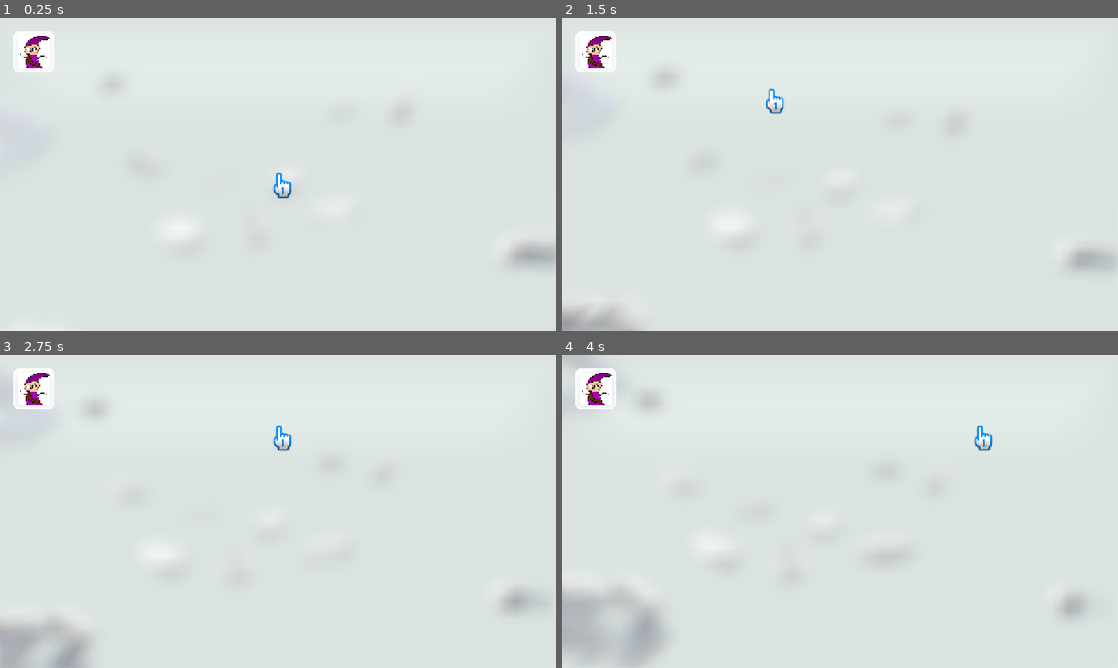
Above: before the commit, frames 1-4 (two rows, left to right).
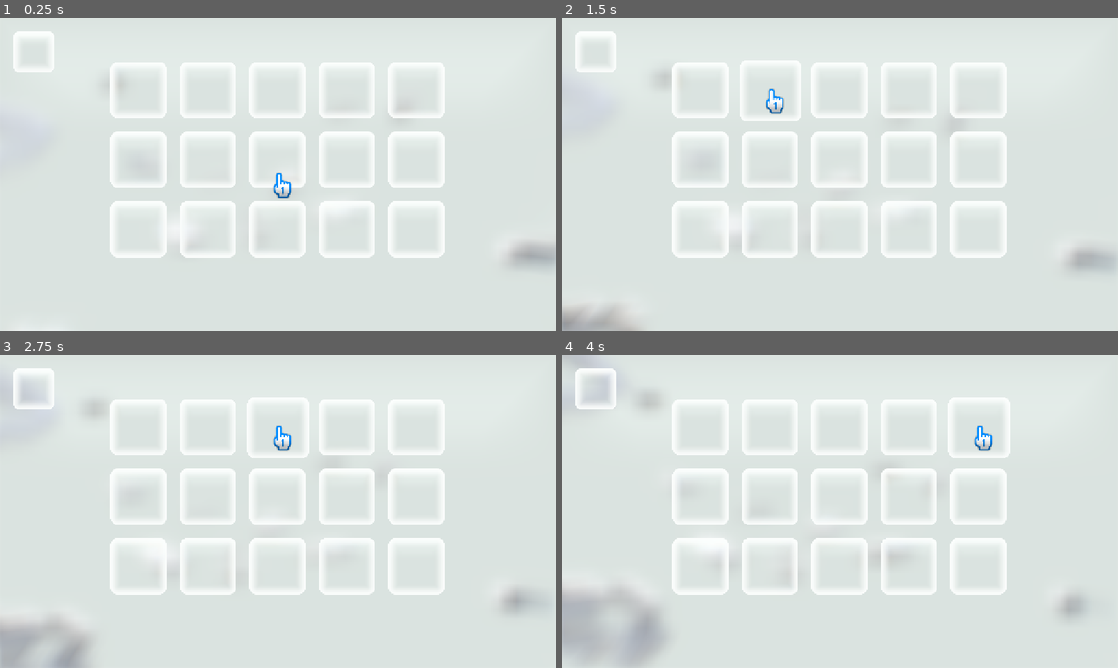
Above: after the commit, the same moments.

Repository: Linkerpink/editing-portfolio
Game: Godot game, scene res://scenes/pages/home.tscn
Same seed, same stepped clock (60 frames per second), same inputs: the game is played once before the commit and once after it.
Inputs (mouse positions are in pixels of both pictures, inside the frame that each line leads up to):
- Up to frame 1 (0.25 s): no input
- Up to frame 2 (1.5 s): click (595, 52) at 0.52 s; click (767, 89) at 1.27 s
- Up to frame 3 (2.75 s): click (278, 426) at 2.02 s
- Up to frame 4 (4 s): click (906, 426) at 2.77 s; click (979, 426) at 3.52 s

The runs differ from the first frame. In frame 1, 5.3% of the frame differs, in the area x 3-80%, y 5-77%; in frame 2, 5.4%; in frame 3, 5.4%; in frame 4, 5.4%.

Commit message:
grid layout & button animations added

Diff:
--- a/project.godot
+++ b/project.godot
@@ -24,16 +24,14 @@
 
 window/size/viewport_width=1280
 window/size/viewport_height=720
+window/size/window_width_override=853
+window/size/window_height_override=480
 window/stretch/mode="canvas_items"
 window/stretch/aspect="expand"
 
 [editor_plugins]
 
 enabled=PackedStringArray("res://addons/project-time-tracker/plugin.cfg")
-
-[global_group]
-
-wii_u_cursor=""
 
 [input]
 
--- a/project_time_traker.json
+++ b/project_time_traker.json
@@ -1,7 +1,7 @@
 {
-  "2D": 3791.82699942589,
-  "3D": 1701.25400018692,
-  "Editor": 11102.1089997292,
-  "Game": 1934.74900007248,
-  "Script": 3674.27900004387
+  "2D": 4444.58599972725,
+  "3D": 1702.80400013924,
+  "Editor": 12501.373000145,
+  "Game": 2038.28900027275,
+  "Script": 4315.69400000572
 }
--- a/scenes/pages/home.tscn
+++ b/scenes/pages/home.tscn
@@ -87,6 +87,7 @@
 grow_vertical = 1
 
 [node name="TextureRect" type="TextureRect" parent="CanvasLayer/HomeUI/WiiUButton" unique_id=1055318170]
+visible = false
 layout_mode = 1
 anchors_preset = 8
 anchor_left = 0.5
@@ -102,6 +103,81 @@
 texture = ExtResource("3_wfd65")
 expand_mode = 1
 
+[node name="FlowContainer" type="FlowContainer" parent="CanvasLayer/HomeUI" unique_id=2072376939]
+layout_mode = 1
+anchors_preset = 15
+anchor_right = 1.0
+anchor_bottom = 1.0
+offset_left = 181.33325
+offset_top = 102.0
+offset_right = -181.66675
+offset_bottom = -102.0
+grow_horizontal = 2
+grow_vertical = 2
+theme_override_constants/h_separation = 32
+theme_override_constants/v_separation = 32
+alignment = 1
+
+[node name="WiiUButton" parent="CanvasLayer/HomeUI/FlowContainer" unique_id=1858816397 instance=ExtResource("1_7gavv")]
+custom_minimum_size = Vector2(128, 128)
+layout_mode = 2
+
+[node name="WiiUButton2" parent="CanvasLayer/HomeUI/FlowContainer" unique_id=1588184320 instance=ExtResource("1_7gavv")]
+custom_minimum_size = Vector2(128, 128)
+layout_mode = 2
+
+[node name="WiiUButton3" parent="CanvasLayer/HomeUI/FlowContainer" unique_id=200261750 instance=ExtResource("1_7gavv")]
+custom_minimum_size = Vector2(128, 128)
+layout_mode = 2
+
+[node name="WiiUButton4" parent="CanvasLayer/HomeUI/FlowContainer" unique_id=139991645 instance=ExtResource("1_7gavv")]
+custom_minimum_size = Vector2(128, 128)
+layout_mode = 2
+
+[node name="WiiUButton5" parent="CanvasLayer/HomeUI/FlowContainer" unique_id=800400085 instance=ExtResource("1_7gavv")]
+custom_minimum_size = Vector2(128, 128)
+layout_mode = 2
+
+[node name="WiiUButton6" parent="CanvasLayer/HomeUI/FlowContainer" unique_id=687773122 instance=ExtResource("1_7gavv")]
+custom_minimum_size = Vector2(128, 128)
+layout_mode = 2
+
+[node name="WiiUButton7" parent="CanvasLayer/HomeUI/FlowContainer" unique_id=344720365 instance=ExtResource("1_7gavv")]
+custom_minimum_size = Vector2(128, 128)
+layout_mode = 2
+
+[node name="WiiUButton8" parent="CanvasLayer/HomeUI/FlowContainer" unique_id=953620816 instance=ExtResource("1_7gavv")]
+custom_minimum_size = Vector2(128, 128)
+layout_mode = 2
+
+[node name="WiiUButton9" parent="CanvasLayer/HomeUI/FlowContainer" unique_id=1080171381 instance=ExtResource("1_7gavv")]
+custom_minimum_size = Vector2(128, 128)
+layout_mode = 2
+
+[node name="WiiUButton10" parent="CanvasLayer/HomeUI/FlowContainer" unique_id=990921086 instance=ExtResource("1_7gavv")]
+custom_minimum_size = Vector2(128, 128)
+layout_mode = 2
+
+[node name="WiiUButton11" parent="CanvasLayer/HomeUI/FlowContainer" unique_id=1724021276 instance=ExtResource("1_7gavv")]
+custom_minimum_size = Vector2(128, 128)
+layout_mode = 2
+
+[node name="WiiUButton12" parent="CanvasLayer/HomeUI/FlowContainer" unique_id=755602531 instance=ExtResource("1_7gavv")]
+custom_minimum_size = Vector2(128, 128)
+layout_mode = 2
+
+[node name="WiiUButton13" parent="CanvasLayer/HomeUI/FlowContainer" unique_id=12860175 instance=ExtResource("1_7gavv")]
+custom_minimum_size = Vector2(128, 128)
+layout_mode = 2
+
+[node name="WiiUButton14" parent="CanvasLayer/HomeUI/FlowContainer" unique_id=526165297 instance=ExtResource("1_7gavv")]
+custom_minimum_size = Vector2(128, 128)
+layout_mode = 2
+
+[node name="WiiUButton15" parent="CanvasLayer/HomeUI/FlowContainer" unique_id=87879866 instance=ExtResource("1_7gavv")]
+custom_minimum_size = Vector2(128, 128)
+layout_mode = 2
+
 [node name="Plaza" parent="." unique_id=1751227422 instance=ExtResource("3_hn6pk")]
 transform = Transform3D(1, 0, 0, 0, 1, 0, 0, 0, 1, 0, 0, -23)
 
--- a/scenes/wii_u_button.tscn
+++ b/scenes/wii_u_button.tscn
@@ -1,6 +1,7 @@
 [gd_scene format=3 uid="uid://b85fu6ytk3oyy"]
 
 [ext_resource type="Shader" uid="uid://hq238dkinu5i" path="res://shaders/liquid_glass.gdshader" id="1_8e8e8"]
+[ext_resource type="Script" uid="uid://bvayikcetv7ao" path="res://scripts/wii_u_button.gd" id="2_s0ady"]
 
 [sub_resource type="ShaderMaterial" id="ShaderMaterial_krot7"]
 shader = ExtResource("1_8e8e8")
@@ -19,6 +20,7 @@
 
 [node name="WiiUButton" type="Button" unique_id=1509840948]
 material = SubResource("ShaderMaterial_krot7")
+custom_minimum_size = Vector2(92, 92)
 anchors_preset = 8
 anchor_left = 0.5
 anchor_top = 0.5
@@ -30,3 +32,8 @@
 offset_bottom = 46.0
 grow_horizontal = 2
 grow_vertical = 2
+pivot_offset = Vector2(46, 46)
+script = ExtResource("2_s0ady")
+
+[connection signal="mouse_entered" from="." to="." method="_on_mouse_entered"]
+[connection signal="mouse_exited" from="." to="." method="_on_mouse_exited"]
--- a/scenes/wii_u_cursor.tscn
+++ b/scenes/wii_u_cursor.tscn
@@ -51,7 +51,7 @@
 &"show": SubResource("Animation_2g4t1")
 }
 
-[node name="WiiUCursor" type="CanvasLayer" unique_id=1744566049 groups=["wii_u_cursor"]]
+[node name="WiiUCursor" type="CanvasLayer" unique_id=1744566049]
 layer = 999
 script = ExtResource("2_2g4t1")
 cursor_colors = Array[Color]([Color(0, 0.54901963, 1, 1), Color(1, 0.2509804, 0.2, 1), Color(0, 0.6509804, 0.37254903, 1), Color(1, 0.7019608, 0, 1)])
--- a/scripts/globals.gd
+++ b/scripts/globals.gd
@@ -1,7 +1,8 @@
 extends Node
 
+@onready var mouse_timer : Timer = $MouseTimer
 var using_mouse : bool = false
-@onready var mouse_timer : Timer = $MouseTimer
+var selected_button : Control
 
 
 func _input(event):
@@ -14,6 +15,10 @@
 		mouse_timer.start()
 
 
+func select_button(_button : Control):
+	selected_button = _button
+
+
 func _on_mouse_timer_timeout() -> void:
 	if using_mouse:
 		# Disable cursor
--- /dev/null
+++ b/scripts/wii_u_button.gd
@@ -0,0 +1,15 @@
+extends Button
+
+var animation_length : float = 0.05
+
+
+func _on_mouse_entered() -> void:
+	Globals.select_button(self)
+
+	var _scale_tween = create_tween()
+	_scale_tween.tween_property(self, "scale", Vector2(1.1, 1.1), animation_length)
+
+
+func _on_mouse_exited() -> void:
+	var _scale_tween = create_tween()
+	_scale_tween.tween_property(self, "scale", Vector2.ONE, animation_length)
Not shown, added: scripts/wii_u_button.gd.uid
